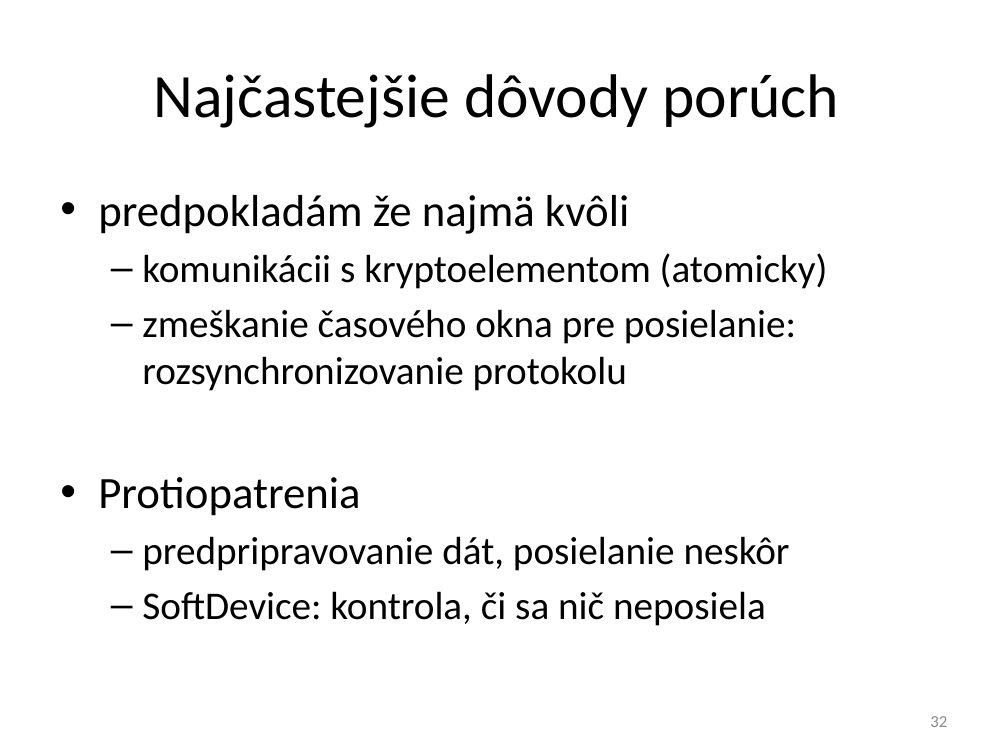
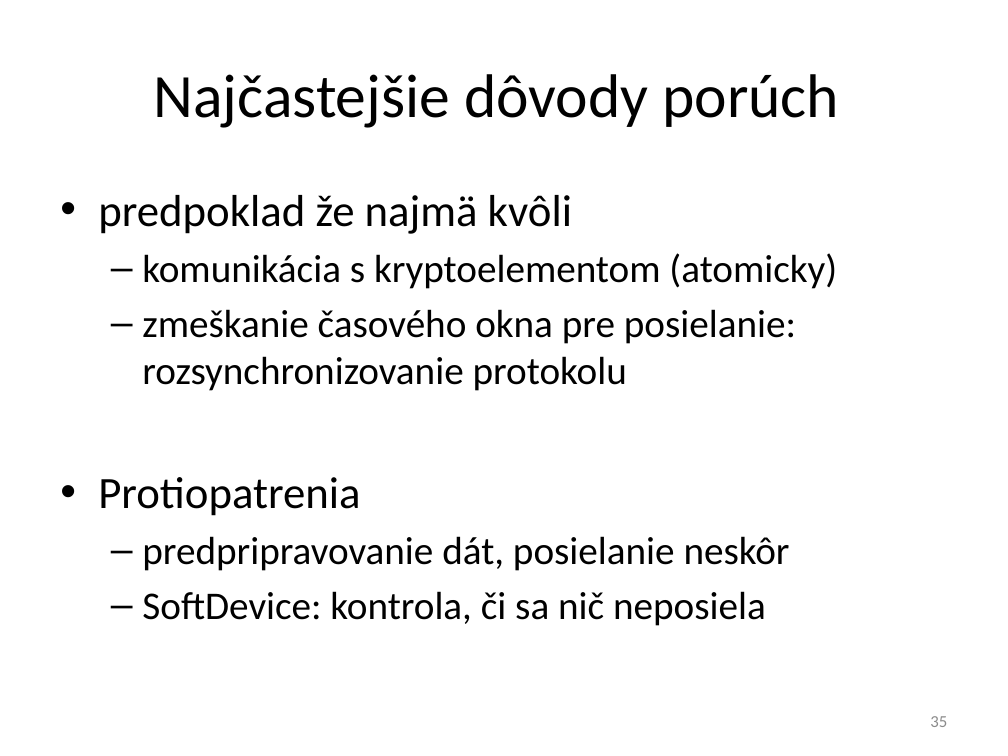
Before and after one commit to javacard-FOSS-applets/nrf6310-pca10007, a slide deck: slide 35 of Obhajoba/xdoubravsky_dp.pptx (slide 32 before the commit). Drawn at 1008x756 pixels with LibreOffice and Linux fonts; fonts in the diff are those of the drawing. Boxes give left, top, right and bottom in pixels: in the first picture for what was removed or moved away, otherwise in the second. Text is boxed around its words. In the diff, an @@ line names an element or a change of style, - is before the commit and + after.

```diff
--- a/Obhajoba/xdoubravsky_dp.pptx
+++ b/Obhajoba/xdoubravsky_dp.pptx
@@ text at bbox=[98, 195, 837, 289]: text changed @@
-• predpokladám že najmä kvôli
-  – komunikácii s kryptoelementom (atomicky)
+• predpoklad že najmä kvôli
+  – komunikácia s kryptoelementom (atomicky)
@@ page number at bbox=[930, 716, 947, 727]: text changed @@
-32
+35
```
Also in this commit, not shown: 7 other slides changed, 5 slides added, 2 slides removed, 1 other file.
